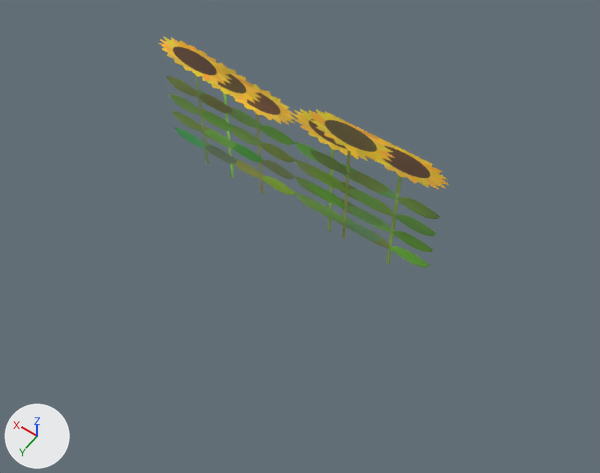
The glTF model game/data/meshes/props/Crop_Sunflower_1_LOD2.gltf, before and after one commit.
Before and after are seen from a 50 mm camera at (-3.18, 4.61, 6.94) aimed at (-0.22, 0.47, 0.44). Lighting does not change. The marker at lower left points along +X, +Y and +Z. The picture after the commit comes second.

In view in the first picture: 'Crop_Sunflower_1_LOD2'.
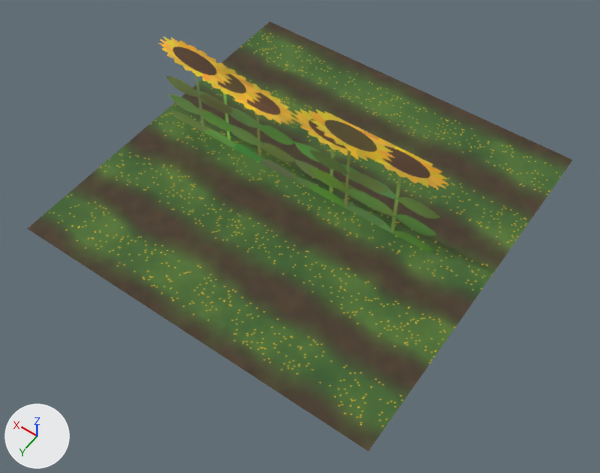
Changed parts and their boxes [x1, y1, x2, y2] in the pictures (600 x 473 px):
'Crop_Sunflower_1_LOD2', reshaped
    before: [159, 37, 449, 267]
    after: [27, 22, 572, 451]
part 1 of me_crop_sunflower_1_lod2, added (green)
    after: [27, 22, 572, 451]

What changed in the scene script:
```text
Add img_t_decor_crop_top_sunflower_orm_png:
    img_t_decor_crop_top_sunflower_orm_png = load_image('T_Decor_Crop_Top_Sunflower_ORM.png', 'T_Decor_Crop_Top_Sunflower_ORM.png', 512, 512, 'Non-Color')
Add img_t_decor_crop_top_sunflower_basecolor_png:
    img_t_decor_crop_top_sunflower_basecolor_png = load_image('T_Decor_Crop_Top_Sunflower_BaseColor.png', 'T_Decor_Crop_Top_Sunflower_BaseColor.png', 512, 512, 'sRGB')
Add img_t_decor_crop_top_sunflower_normal_png:
    img_t_decor_crop_top_sunflower_normal_png = load_image('T_Decor_Crop_Top_Sunflower_Normal.png', 'T_Decor_Crop_Top_Sunflower_Normal.png', 512, 512, 'Non-Color')
Add mat_mi_decor_crop_top_sunflower:
    mat_mi_decor_crop_top_sunflower = bpy.data.materials.new('MI_Decor_Crop_Top_Sunflower')
    # uses the picture img_t_decor_crop_top_sunflower_basecolor_png
    # uses the picture img_t_decor_crop_top_sunflower_normal_png
    # uses the picture img_t_decor_crop_top_sunflower_orm_png
Change me_crop_sunflower_1_lod2:
    used by ob_crop_sunflower_1_lod2; location = (0.0, 0.0, 0.0)
    verts and faces of me_crop_sunflower_1_lod2; kept vertices keep their numbers, new ones are numbered from 4
    remove me_crop_sunflower_1_lod2.from_pydata(...)  # 4 vertices, 2 faces; spans x -2.0..2.0, y -0.05, z 0.0..1.68
    add me_crop_sunflower_1_lod2.from_pydata(...)  # 8 vertices, 4 faces; spans x -2.0..2.0, y -2.0..2.0, z 0.0..1.68
    me_crop_sunflower_1_lod2 part 1
    add verts[4] = (-2.0, -2.0, 0.5)  # pixel (572, 159)
    add verts[5] = (2.0, -2.0, 0.5)  # pixel (269, 21)
    add verts[6] = (2.0, 2.0, 0.5)  # pixel (27, 228)
    add verts[7] = (-2.0, 2.0, 0.5)  # pixel (368, 451)
    add faces += [(4, 5, 6), (4, 6, 7)]  # mat_mi_decor_crop_top_sunflower
    add me_crop_sunflower_1_lod2.materials.append(mat_mi_decor_crop_top_sunflower)
```
